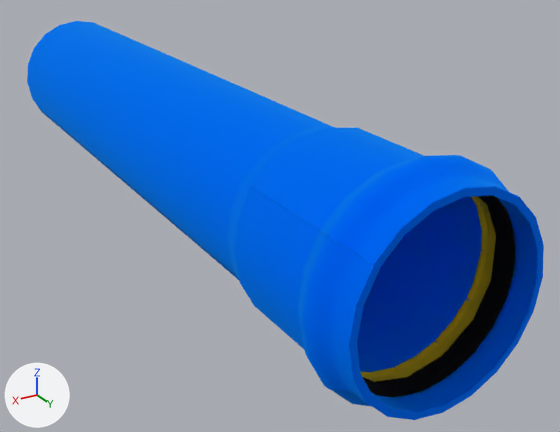
An edit to the glTF model models/BlueForce.glb, drawn before and after from the same camera.
Camera for both pictures: a 50 mm lens placed at (0.105, 0.259, 0.083), pointed at (-0.019, 0.051, -0.021). Arrows for +X, +Y and +Z are at lower left; the lights stay in place. Where no turn or scale is listed for an object, it has been applied to the vertices.

Objects in the first picture: 'BLUFORCE_DN200_PN16_SLIDER', 'BLUFORCE_DN200_PN16_TUBE', 'PP_GF30_RING_DN200', 'RUBBER_GASKET_DN200'.
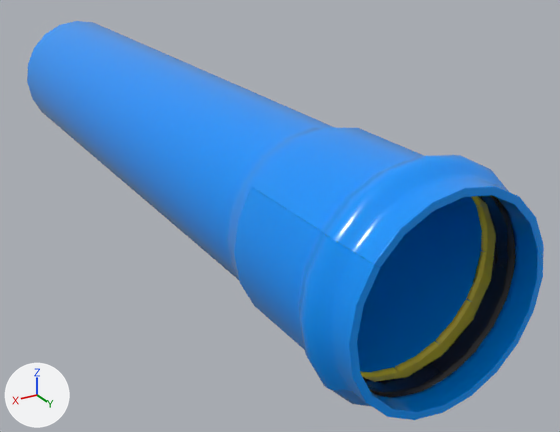
Diff of the bpy script that builds the scene:
```diff
--- a/models/BlueForce.glb.py
+++ b/models/BlueForce.glb.py
@@ mat_blue_force_mat @@
 n0 = _N.new('ShaderNodeBsdfPrincipled'); n0.name = 'Principled BSDF'
-n0.inputs[1].default_value = 1.0  # 'Metallic'
-n0.inputs[2].default_value = 1.0  # 'Roughness'
+n0.inputs[2].default_value = 0.2  # 'Roughness'
 n1 = _N.new('ShaderNodeOutputMaterial'); n1.name = 'Material Output'
```

Where the change shows, as pixel boxes [x1, y1, x2, y2] in the pictures (560 x 432 px):
'BLUFORCE_DN200_PN16_TUBE', surface changed: [27, 21, 544, 420] in both
'BLUFORCE_DN200_PN16_SLIDER', surface changed: [234, 188, 380, 403] in both
'RUBBER_GASKET_DN200', surface changed: [348, 195, 515, 398] in both
'PP_GF30_RING_DN200', surface changed (brown to yellow): [360, 196, 496, 382] in both
